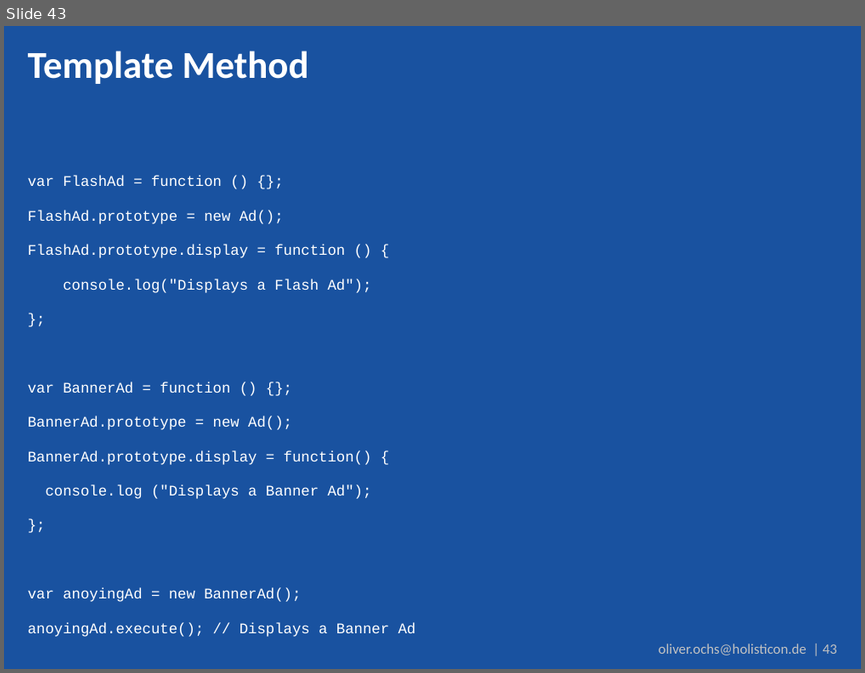
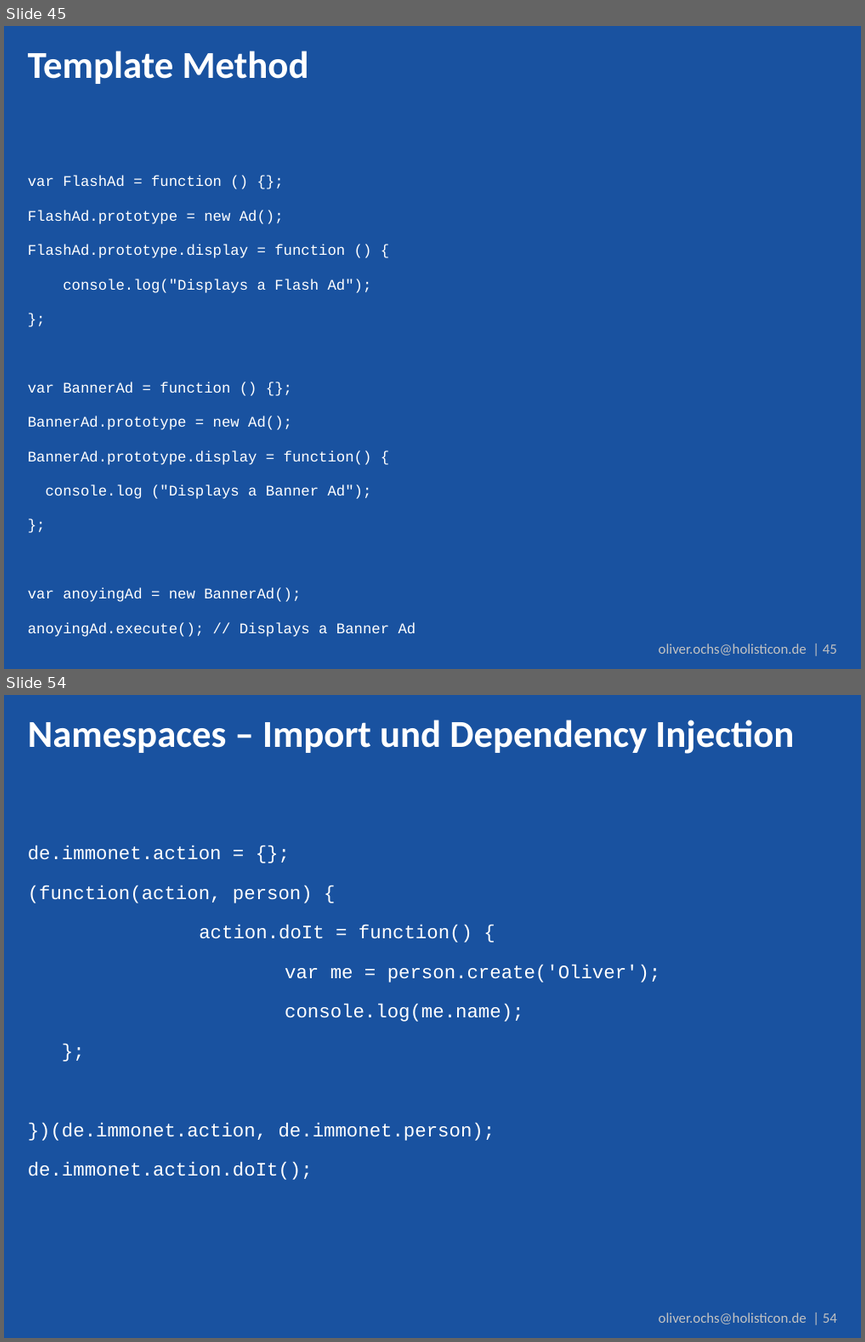
Before and after one commit to simonox/js-workshop, a slide deck: Tag 2.pptx. Shown one above the other, each under a label of ours: slide 43 before the commit, slides 45 and 54 after it; the slides between them are not shown. The pictures are 865x673 and 865x1342 pixels, drawn with LibreOffice and Linux fonts; fonts in the diff are those of the drawing; background and template pictures are left out. Boxes give left, top, right and bottom in pixels: in the first picture for what was removed or moved away, otherwise in the second. Text is boxed around its words. In the diff, an @@ line names an element or a change of style, - is before the commit and + after.

```diff
--- a/Tag 2.pptx
+++ b/Tag 2.pptx
@@ slide 54 added at bbox=[4, 695, 861, 1338], background #1952A0; not listed: 1 template element that a slide beside it also shows @@
@@ title added at bbox=[28, 720, 794, 754], 32 pt, text #FFFFFF, bold @@
+Namespaces – Import und Dependency Injection
@@ text added at bbox=[28, 845, 661, 1179], 16 pt, text #FFFFFF @@
+de.immonet.action = {};
+(function(action, person) {
+action.doIt = function() {
+var me = person.create('Oliver');
+console.log(me.name);
+};
+})(de.immonet.action, de.immonet.person);
+de.immonet.action.doIt();
@@ what was slide 43 is now slide 45 @@
@@ text at bbox=[658, 643, 837, 655]: text changed @@
-oliver.ochs@holisticon.de | 43
+oliver.ochs@holisticon.de | 45
```
Also in this commit, not shown: 2 slides changed, 15 other slides added.
